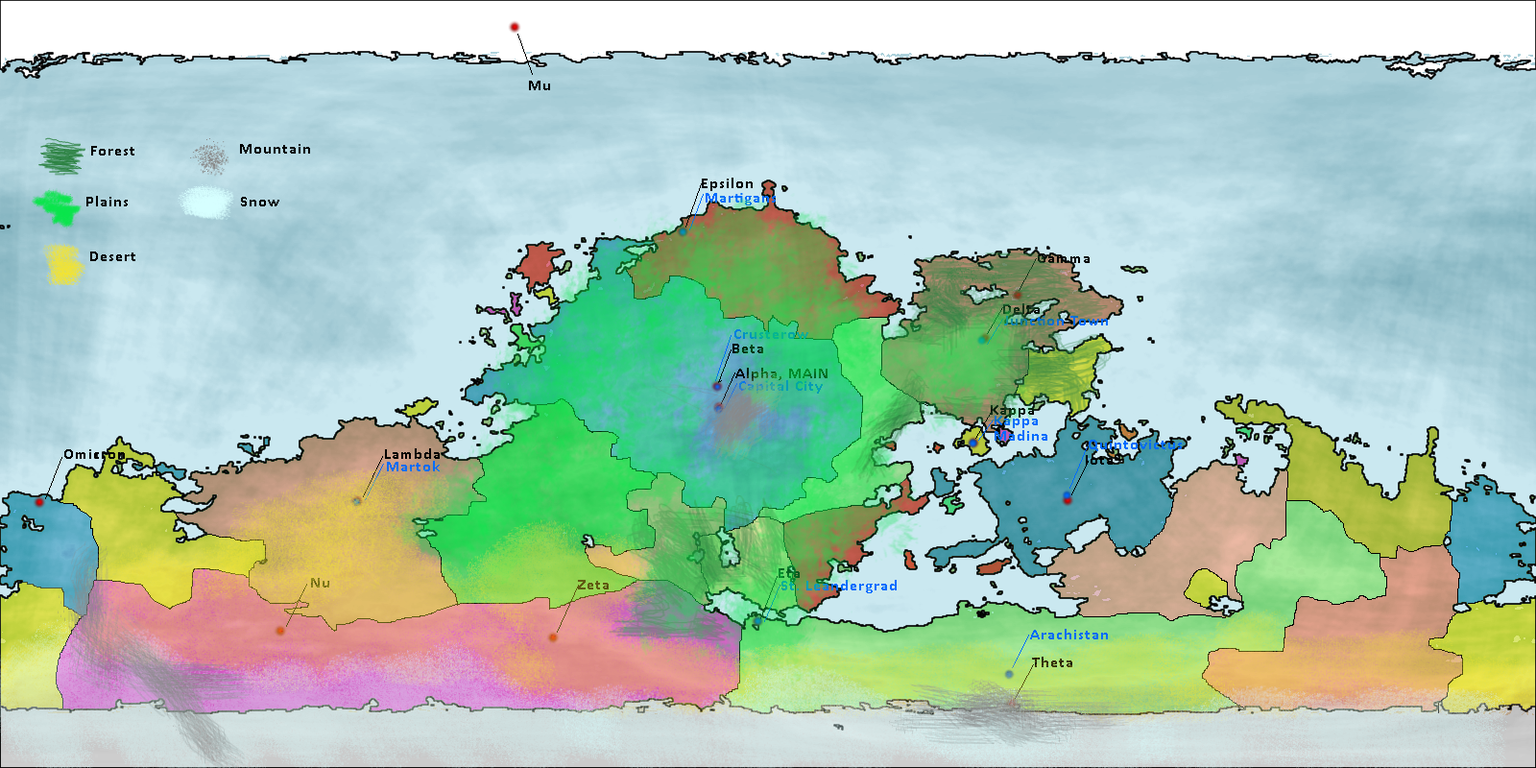
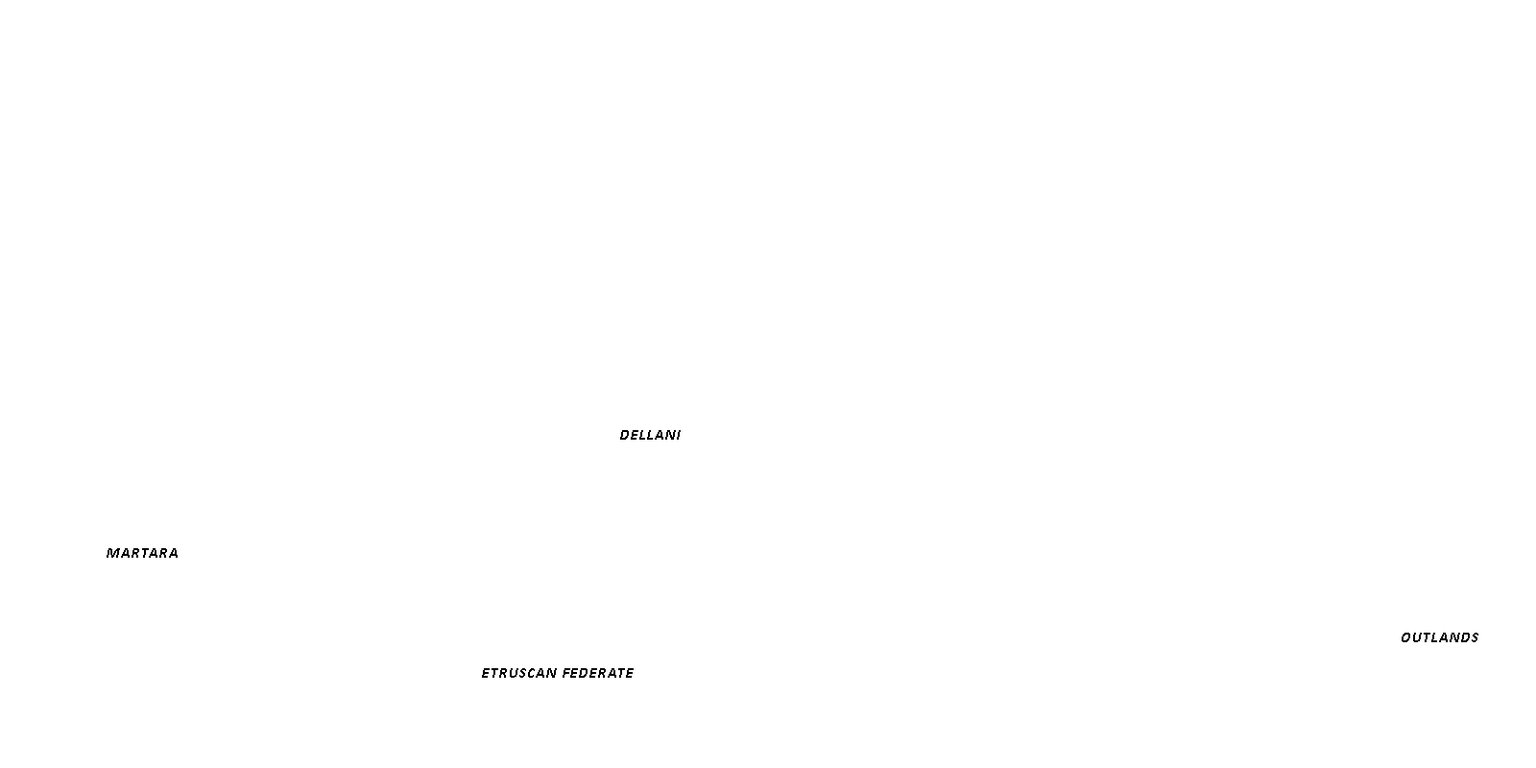
Before/after of a 1536 × 768 layered artwork. What changed in the layer stack:
hid "terrain" over [0, 136, 1532, 768]
hid "city_names" over [364, 192, 1182, 669]
hid "city_dots" over [350, 225, 1074, 681]
hid "gate_names" over [45, 33, 1113, 699]
hid "gate_dots" over [32, 20, 1075, 710]
added layer "country_names" above "country_colors_new copy" over [106, 430, 1479, 678]
hid "country_color" over [0, 0, 1536, 768]
hid "country_lines" over [0, 0, 1536, 768]
hid "water_lines" over [0, 0, 1536, 768]
hid "worldgen_anamsis.gif" over [0, 0, 1536, 768]
